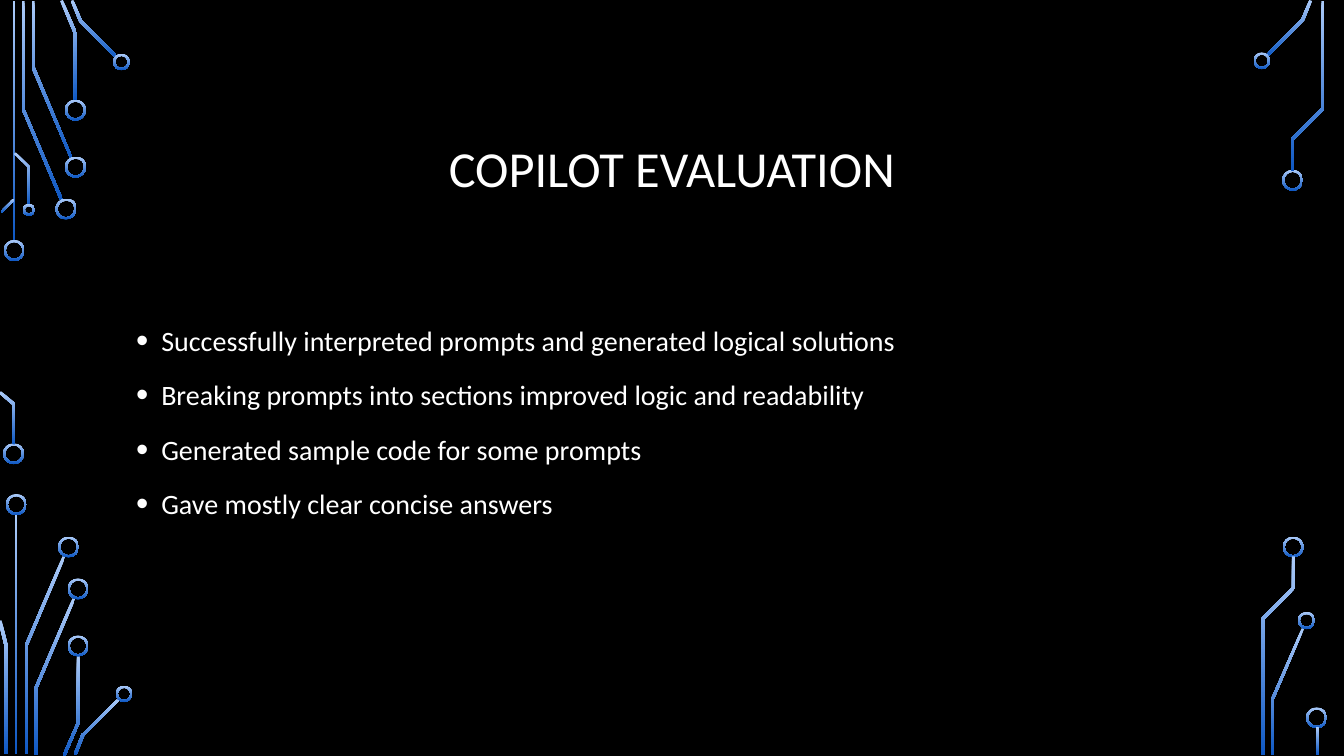
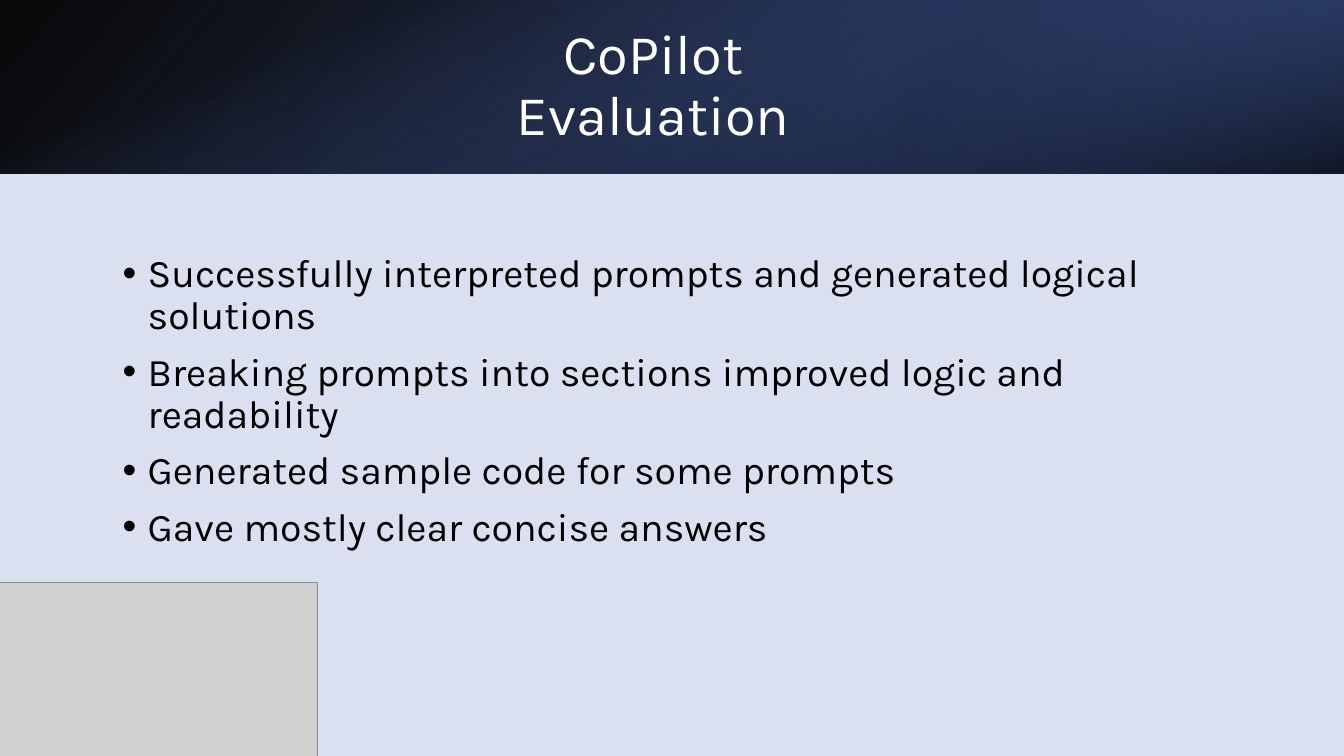
Before and after one commit to M0ck1ngjay178/CMSC-4200-AI, a slide deck: slide 11 of Project/slides/CMSC-4200-Group1-Project.pptx (slide 12 before the commit). Drawn at 1344x756 pixels with LibreOffice and Linux fonts; fonts in the diff are those of the drawing; grey boxes stand for pictures; background and template pictures are left out. Boxes give left, top, right and bottom in pixels: in the first picture for what was removed or moved away, otherwise in the second. Text is boxed around its words. In the diff, an @@ line names an element or a change of style, - is before the commit and + after.

```diff
--- a/Project/slides/CMSC-4200-Group1-Project.pptx
+++ b/Project/slides/CMSC-4200-Group1-Project.pptx
@@ background picture (left out) to #DAE0EF @@
@@ rectangle added at [0,0,1344,173], fill gradient #000000 to #384C81 @@
@@ rectangle added at [0,1,1343,174], fill gradient #4A66AC to #000000 @@
@@ rectangle added at [896,0,1344,173], fill gradient #253356 to #4A66AC @@
@@ title at [517,35,790,136]: text changed; size 36 to 40 pt; font Calibri to Karla @@
-COPILOT EVALUATION
+CoPilot Evaluation
@@ text "Successfully interpreted prompts and generated ...": place and size @@
-text "Successfully interpreted prompts and generated ..." at [161,331,895,519]
+text "Successfully interpreted prompts and generated ..." at [148,260,1139,551]
@@ text "Successfully interpreted prompts and generated ..." at [148,260,1139,551]: size 20 to 28 pt, font Calibri to Karla, text colour #FFFFFF to #000000; line spacing 1.2 to 0.9; vertical alignment middle to top @@
@@ picture added at [0,583,318,756] @@
@@ group removed at [0,0,1328,756]: 33 freeform shapes, 3 rectangles @@
```
Also in this commit, not shown: 6 other slides changed, 1 slide removed, 2 other files.
